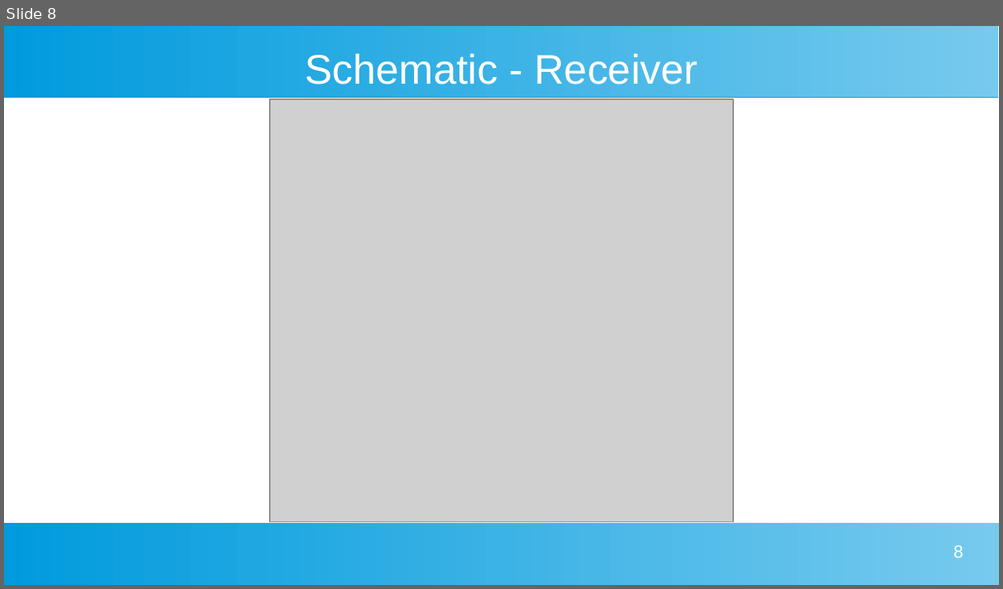
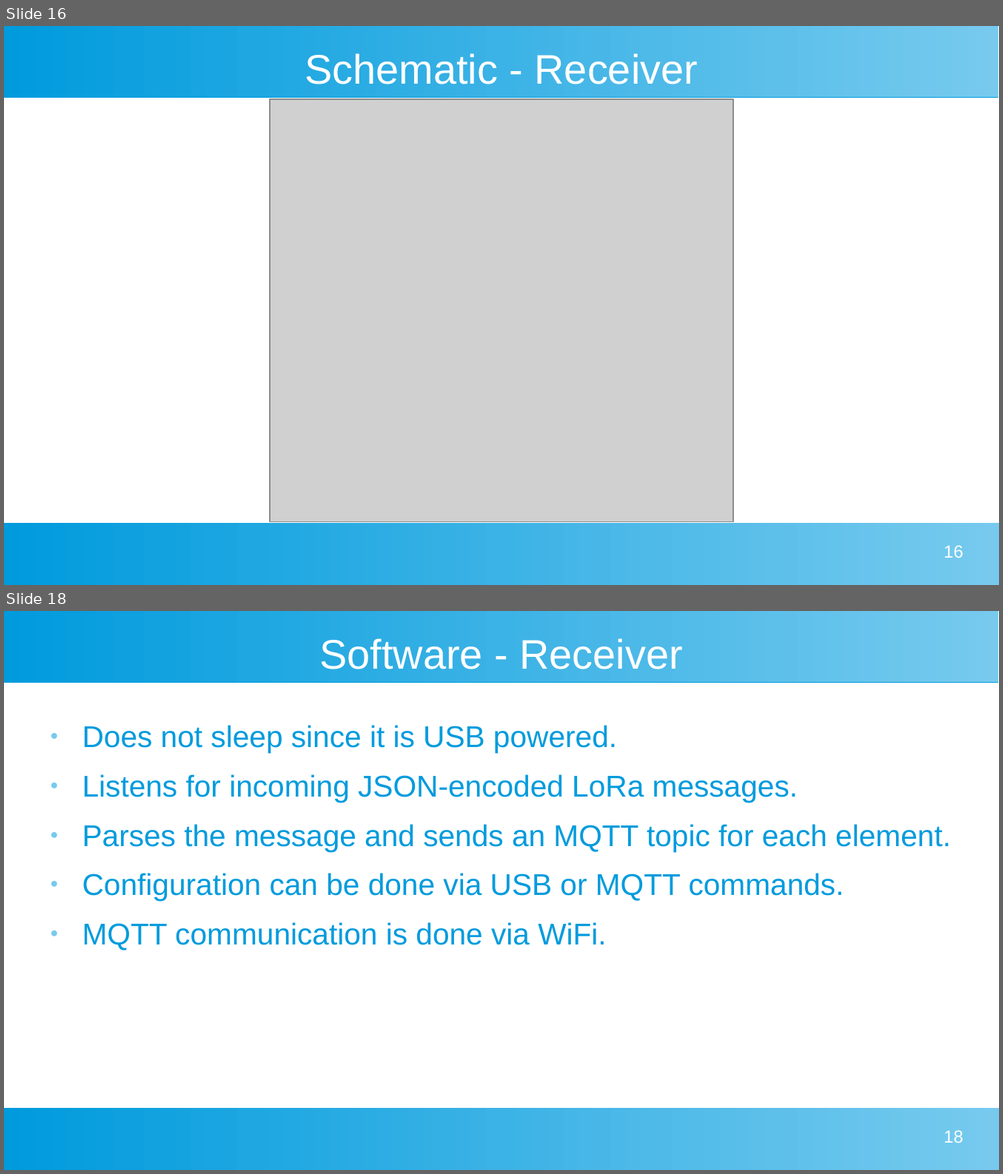
Before and after one commit to buteomont/Delivery-Box-Reporter-LoRa, a slide deck: resources/Presentation/Delivery Box Presentation.odp. Shown one above the other, each under a label of ours: slide 8 before the commit, slides 16 and 18 after it; the slides between them are not shown. The pictures are 1003x589 and 1003x1174 pixels, drawn with LibreOffice and Linux fonts; fonts in the diff are those of the drawing; grey boxes stand for pictures. Boxes give left, top, right and bottom in pixels: in the first picture for what was removed or moved away, otherwise in the second. Text is boxed around its words. In the diff, an @@ line names an element or a change of style, - is before the commit and + after.

```diff
--- a/resources/Presentation/Delivery Box Presentation.odp
+++ b/resources/Presentation/Delivery Box Presentation.odp
@@ slide 18 added at (4,611,999,1170), background #FFFFFF; not listed: 2 template elements that a slide beside it also shows @@
@@ title added at (320,638,682,669), 33 pt, text #FFFFFF @@
+Software - Receiver
@@ text added at (82,725,950,951), 24 pt, text #009BDD @@
+● Does not sleep since it is USB powered.
+● Listens for incoming JSON-encoded LoRa messages.
+● Parses the message and sends an MQTT topic for each element.
+● Configuration can be done via USB or MQTT commands.
+● MQTT communication is done via WiFi.
@@ page number added at (943,1130,962,1143), 14 pt, text #FFFFFF @@
+18
@@ what was slide 8 is now slide 16 @@
@@ page number at (943,545,962,558): text changed @@
-8
+16
```
Also in this commit, not shown: 10 other slides added, 11 other files.
